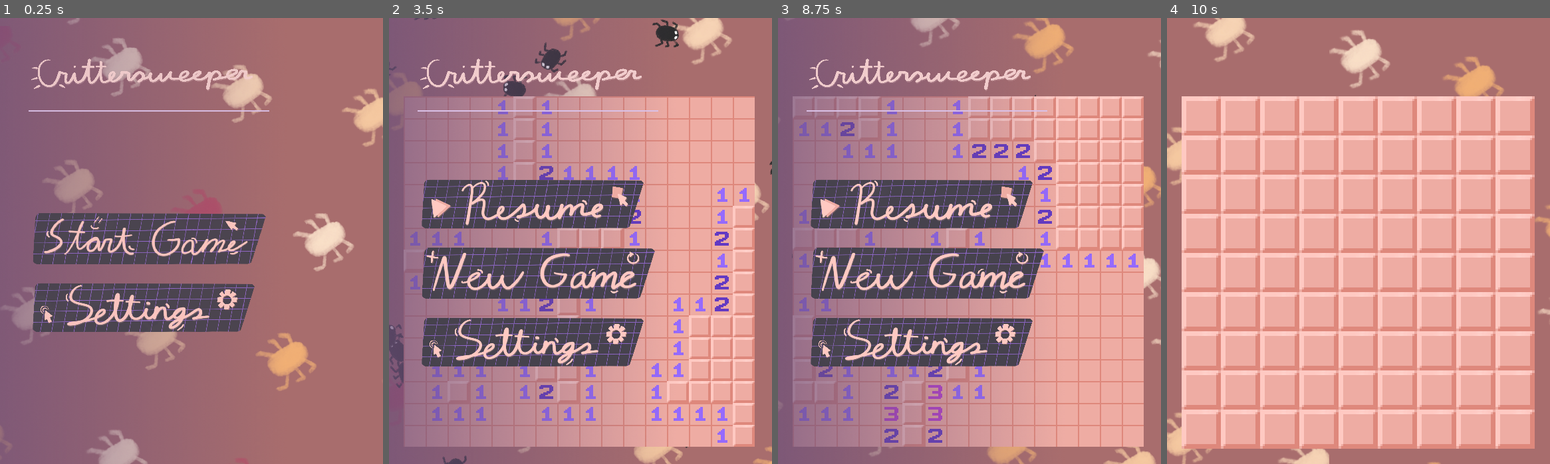
Above: before the commit, frames 1-4 (left to right).
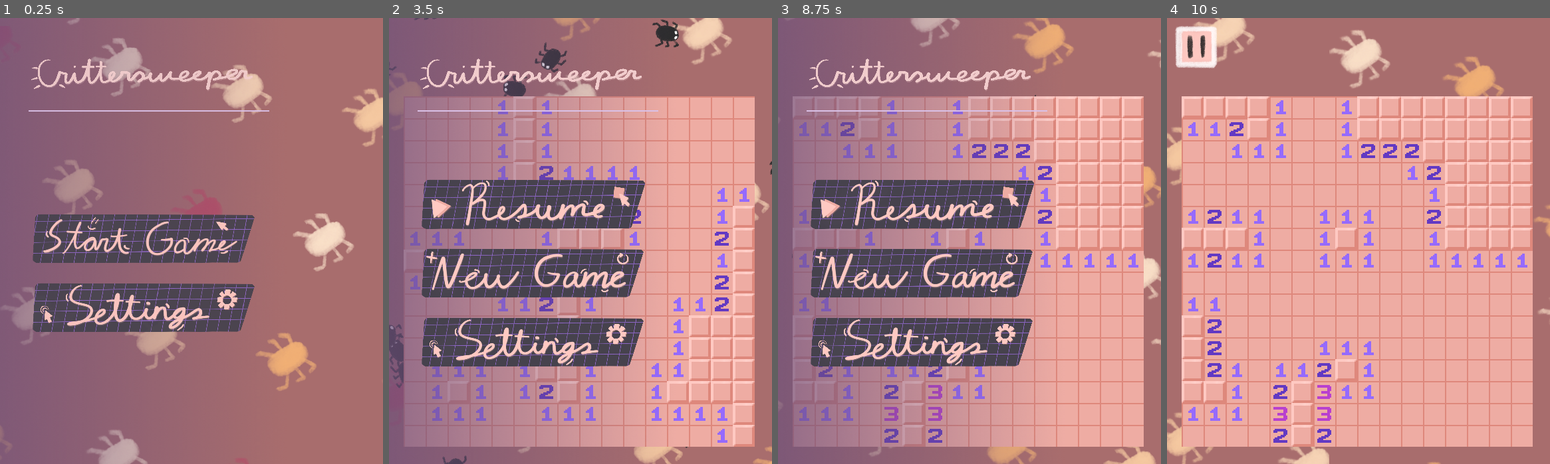
Above: after the commit, the same moments.

Repository: Somebud0180/CritterSweeper
Game: Godot game, scene res://scenes/menu.tscn
The game is run twice, just before and just after one commit, with the same random seed, the same clock (stepped at 60 frames per second) and the same inputs.
Inputs (mouse positions are in pixels of both pictures, inside the frame that each line leads up to; where the layout moved, square brackets give the same spot in the first picture):
- Up to frame 1 (0.25 s): no input
- Up to frame 2 (3.5 s): click (538, 241) at 0.5 s; click "Normal (16x16 Tiles)" at 1.25 s; tap Enter (ui_accept) at 2, 2.27, 3.02 s; move the mouse to (664, 218) at 2.02 s; hold Right 2.03-2.78 s; tap Alt at 2.1 s; click (664, 218) at 2.17 s; move the mouse to (503, 263) at 2.77 s; hold Escape (go_back) from 2.78 s (still down); tap Shift at 2.85 s; click (503, 263) at 2.92 s
- Up to frame 3 (8.75 s): release Escape (go_back) at 3.5 s; click (923, 276) [927, 276] at 3.5 s; click "Normal (16x16 Tiles)" at 4.25 s; move the mouse to (1007, 142) at 5.02 s; hold Right 5.03-5.78 s; tap Alt at 5.1, 6.6, 8.1 s; click (1007, 142) at 5.17 s; move the mouse to (950, 330) at 5.77 s; hold Up 5.78-6.53 s; tap Shift at 5.85, 7.35 s; click (950, 330) at 5.92 s; tap Enter (ui_accept) at 6.02, 6.77, 7.52 s; move the mouse to (1084, 307) at 6.52 s; hold Left 6.53-8.03 s; click (1084, 307) at 6.67 s; move the mouse to (854, 174) at 7.27 s; click (854, 174) at 7.42 s; move the mouse to (988, 241) at 8.02 s; hold Escape (go_back) from 8.03 s (still down); click (988, 241) at 8.17 s
- Up to frame 4 (10 s): move the mouse to (1301, 129) at 8.77 s; release Escape (go_back) at 8.78 s; hold Right 8.78-9.53 s; tap Shift at 8.85 s; click (1301, 129) at 8.92 s; tap Enter (ui_accept) at 9.02, 9.77 s; move the mouse to (1442, 218) at 9.52 s; hold Up from 9.53 s (still down); tap Alt at 9.6 s; click (1442, 218) at 9.67 s

The runs differ from the first frame. In frame 1, 2.8% of the frame differs, in the area x 8-70%, y 43-56%; in frame 2, 4.4%; in frame 3, 4.4%; in frame 4, 38%, in the area x 2-97%, y 1-97%.

Commit message:
Delayed focus on animation, made main menu focus adapt to the buttons available based on game status

Diff:
--- a/scenes/menu.tscn
+++ b/scenes/menu.tscn
@@ -454,20 +454,6 @@
 "update": 0,
 "values": [0.0]
 }
-tracks/18/type = "method"
-tracks/18/imported = false
-tracks/18/enabled = true
-tracks/18/path = NodePath("MenuLayer/MainMenuContainer/MainMenu/VBoxContainer/Button Container/StartButton")
-tracks/18/interp = 1
-tracks/18/loop_wrap = true
-tracks/18/keys = {
-"times": PackedFloat32Array(0),
-"transitions": PackedFloat32Array(1),
-"values": [{
-"args": [false],
-"method": &"grab_focus"
-}]
-}
 
 [sub_resource type="Animation" id="Animation_70i5f"]
 resource_name = "hide_difficulty"
@@ -804,7 +790,7 @@
 tracks/5/interp = 1
 tracks/5/loop_wrap = true
 tracks/5/keys = {
-"times": PackedFloat32Array(0),
+"times": PackedFloat32Array(0.25),
 "transitions": PackedFloat32Array(1),
 "values": [{
 "args": [false],
@@ -885,7 +871,7 @@
 tracks/5/interp = 1
 tracks/5/loop_wrap = true
 tracks/5/keys = {
-"times": PackedFloat32Array(0),
+"times": PackedFloat32Array(0.4),
 "transitions": PackedFloat32Array(1),
 "values": [{
 "args": [&"focus_game"],
@@ -938,22 +924,22 @@
 tracks/3/type = "method"
 tracks/3/imported = false
 tracks/3/enabled = true
-tracks/3/path = NodePath("MenuLayer/MainMenuContainer/MainMenu/VBoxContainer/Button Container/StartButton")
+tracks/3/path = NodePath(".")
 tracks/3/interp = 1
 tracks/3/loop_wrap = true
 tracks/3/keys = {
-"times": PackedFloat32Array(0),
+"times": PackedFloat32Array(0.25),
 "transitions": PackedFloat32Array(1),
 "values": [{
-"args": [false],
-"method": &"grab_focus"
+"args": [],
+"method": &"focus_main_menu"
 }]
 }
 
 [sub_resource type="Animation" id="Animation_v86rl"]
 resource_name = "show_settings"
 length = 0.25
-step = 0.01
+step = 0.05
 tracks/0/type = "value"
 tracks/0/imported = false
 tracks/0/enabled = true
@@ -1023,7 +1009,7 @@
 tracks/5/interp = 1
 tracks/5/loop_wrap = true
 tracks/5/keys = {
-"times": PackedFloat32Array(0),
+"times": PackedFloat32Array(0.25),
 "transitions": PackedFloat32Array(1),
 "values": [{
 "args": [false],
--- a/scripts/main_screen.gd
+++ b/scripts/main_screen.gd
@@ -33,6 +33,50 @@
 	animation_player.play("hide_" + hide_string)
 	await animation_player.animation_finished
 	animation_player.play("show_" + show_string)
+
+func update_flag_mode() -> void:
+	# If Keyboard and Mouse, catch and hide sidebar
+	if Globals.input_type == 0:
+		sidebar_animation_player.play("shared_animations/hide_flag_mode")
+		return
+
+	if Globals.flag_mode == 0:
+		sidebar_animation_player.play("shared_animations/hide_flag_mode")
+	elif Globals.flag_mode == 1 and in_game and menu_state == STATE.GAME:
+		sidebar_animation_player.play("shared_animations/show_flag_mode")
+
+func focus_main_menu() -> void:
+	if in_game:
+		resume_button.grab_focus()
+	else:
+		start_button.grab_focus()
+
+func _input(event: InputEvent) -> void:
+	var new_input_type = 0
+	if event is InputEventScreenTouch:
+		new_input_type = 1
+	elif event is InputEventJoypadButton or event is InputEventJoypadMotion:
+		new_input_type = 2
+	else:
+		new_input_type = 0
+
+	# Reduce unnecessary updates
+	if Globals.input_type != new_input_type:
+		Globals.input_type = new_input_type
+
+	if (event.is_action_pressed("ui_cancel") or event.is_action_pressed("go_back")) and not animation_player.is_playing():
+		match menu_state:
+			STATE.MAIN:
+				if in_game:
+					hide_and_show("main", "game")
+			STATE.GAME:
+				# Only open menu if go_back is pressed (affects controllers)
+				if event.is_action_pressed("go_back"):
+					hide_and_show("game", "main")
+			STATE.SETTINGS:
+				hide_and_show("settings", "main")
+			STATE.DIFFICULTY:
+				hide_and_show("difficulty", "main")
 
 # Main Menu Buttons
 func _on_start_button_pressed() -> void:
@@ -80,41 +124,3 @@
 
 func _on_sfx_volume_value_changed(value: float) -> void:
 	Globals.sfx_vol = value
-
-func update_flag_mode() -> void:
-	# If Keyboard and Mouse, catch and hide sidebar
-	if Globals.input_type == 0:
-		sidebar_animation_player.play("shared_animations/hide_flag_mode")
-		return
-
-	if Globals.flag_mode == 0:
-		sidebar_animation_player.play("shared_animations/hide_flag_mode")
-	elif Globals.flag_mode == 1 and in_game and menu_state == STATE.GAME:
-		sidebar_animation_player.play("shared_animations/show_flag_mode")
-
-func _input(event: InputEvent) -> void:
-	var new_input_type = 0
-	if event is InputEventScreenTouch:
-		new_input_type = 1
-	elif event is InputEventJoypadButton or event is InputEventJoypadMotion:
-		new_input_type = 2
-	else:
-		new_input_type = 0
-
-	# Reduce unnecessary updates
-	if Globals.input_type != new_input_type:
-		Globals.input_type = new_input_type
-
-	if (event.is_action_pressed("ui_cancel") or event.is_action_pressed("go_back")) and not animation_player.is_playing():
-		match menu_state:
-			STATE.MAIN:
-				if in_game:
-					hide_and_show("main", "game")
-			STATE.GAME:
-				# Only open menu if go_back is pressed (affects controllers)
-				if event.is_action_pressed("go_back"):
-					hide_and_show("game", "main")
-			STATE.SETTINGS:
-				hide_and_show("settings", "main")
-			STATE.DIFFICULTY:
-				hide_and_show("difficulty", "main")
